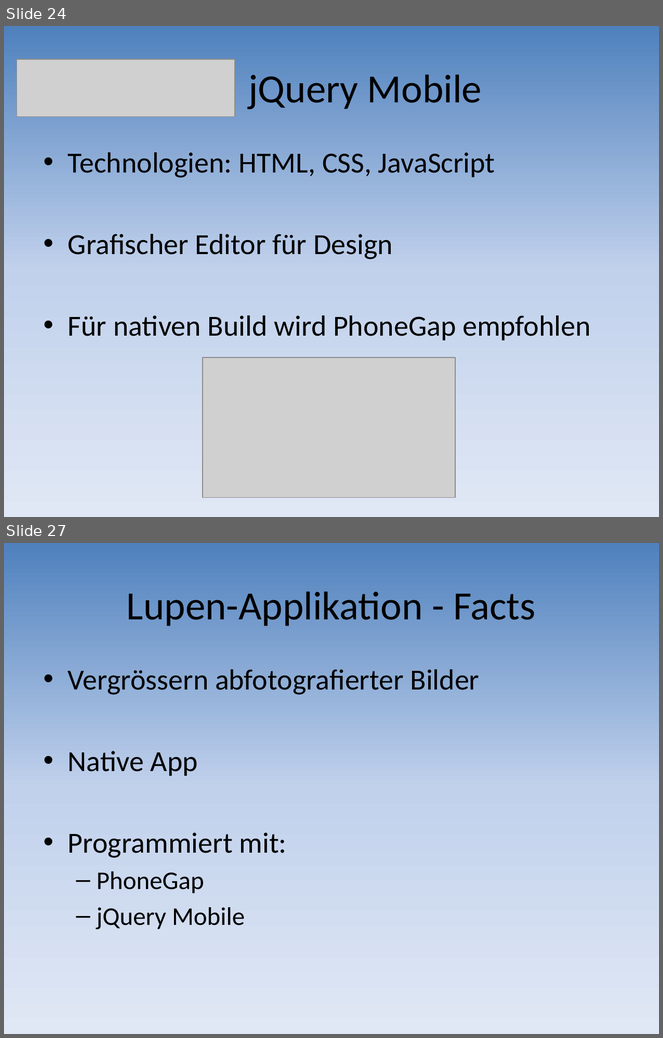
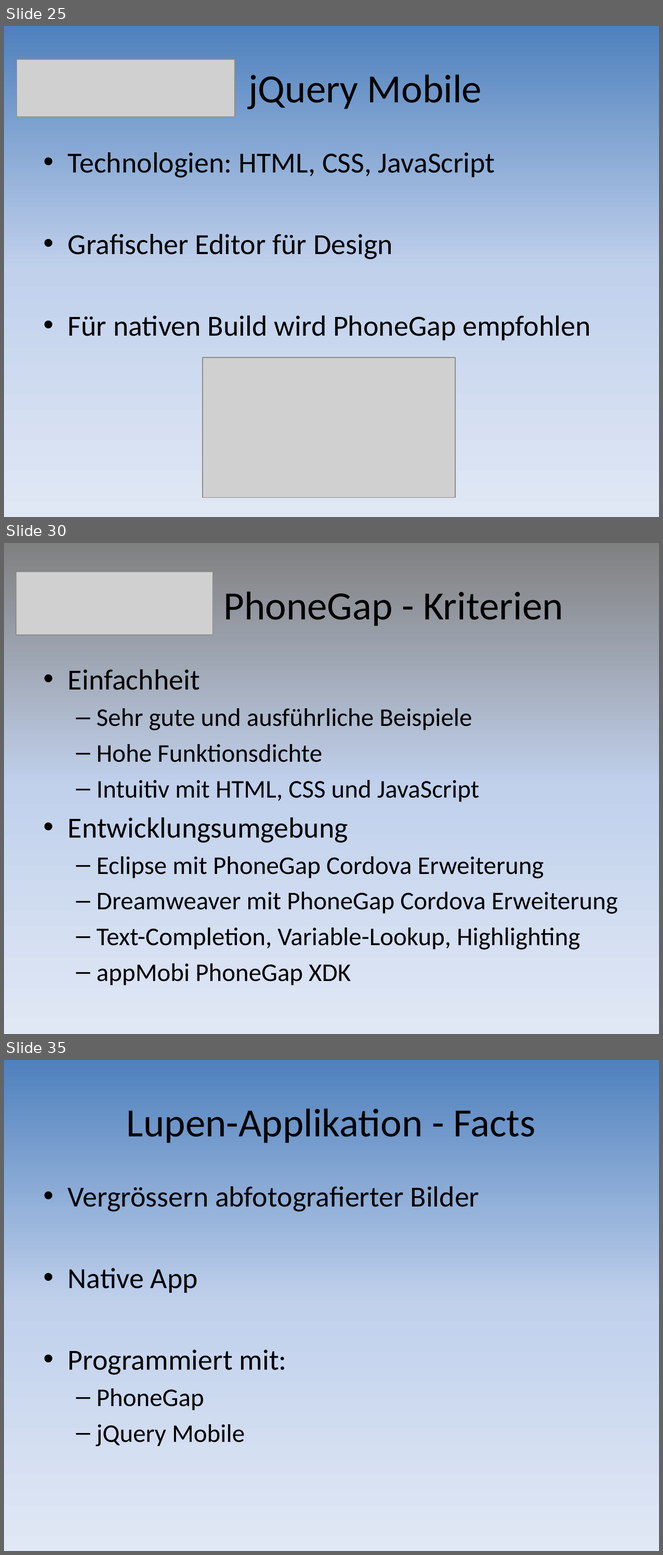
Before and after one commit to mtwords/hand-held, a slide deck: Documents/10_Frameworks_Presentation.pptx. Shown one above the other, each under a label of ours: slides 24 and 27 before the commit, slides 25, 30 and 35 after it; the slides between them are not shown. The pictures are 663x1038 and 663x1555 pixels, drawn with LibreOffice and Linux fonts; fonts in the diff are those of the drawing; grey boxes stand for pictures. Boxes give left, top, right and bottom in pixels: in the first picture for what was removed or moved away, otherwise in the second. Text is boxed around its words. In the diff, an @@ line names an element or a change of style, - is before the commit and + after.

```diff
--- a/Documents/10_Frameworks_Presentation.pptx
+++ b/Documents/10_Frameworks_Presentation.pptx
@@ slide 30 added at bbox=[4, 543, 659, 1034], background gradient #808080 to #C2D1ED to #E1E8F5 @@
@@ picture added at bbox=[16, 572, 213, 635] @@
@@ title added at bbox=[224, 591, 564, 626], 44 pt, text #000000 @@
+PhoneGap - Kriterien
@@ text added at bbox=[68, 669, 618, 986], 28 pt, text #000000 @@
+• Einfachheit
+  – Sehr gute und ausführliche Beispiele
+  – Hohe Funktionsdichte
+  – Intuitiv mit HTML, CSS und JavaScript
+• Entwicklungsumgebung
+  – Eclipse mit PhoneGap Cordova Erweiterung
+  – Dreamweaver mit PhoneGap Cordova Erweiterung
+  – Text-Completion, Variable-Lookup, Highlighting
+  – appMobi PhoneGap XDK
@@ what was slide 24 is now slide 25 @@
@@ what was slide 27 is now slide 35 @@
```
Also in this commit, not shown: 7 slides changed, 12 other slides added, 1 slide removed.
